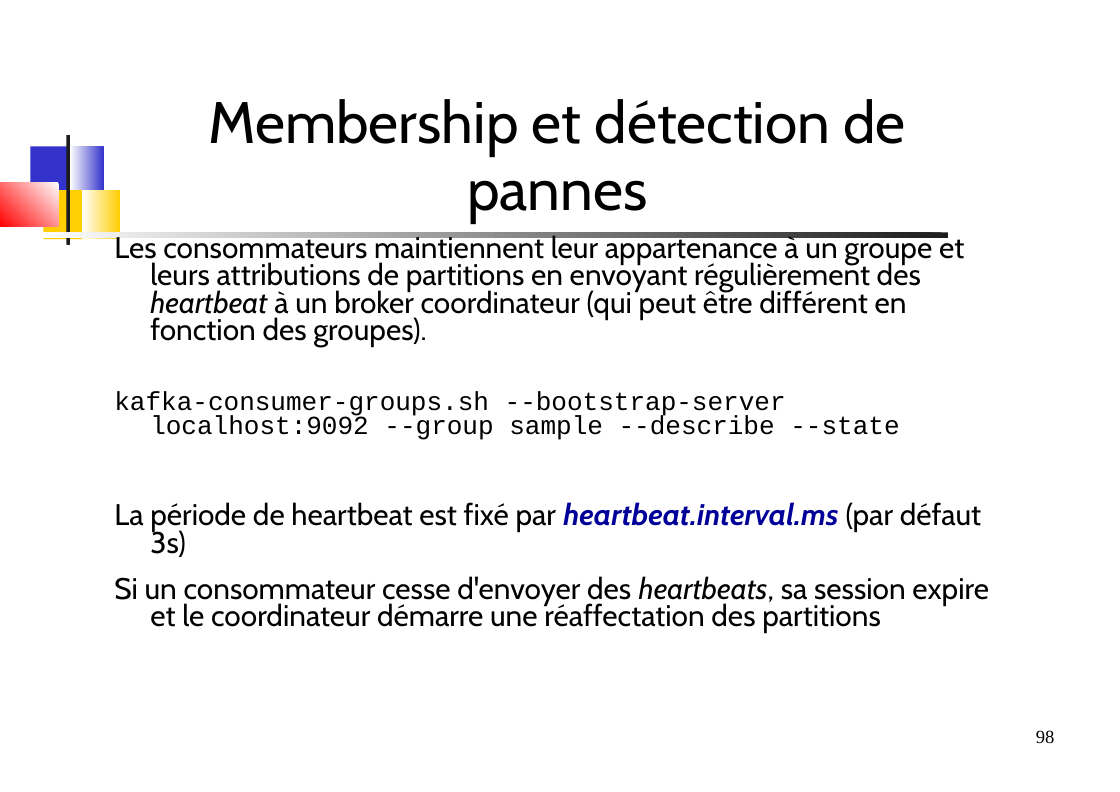
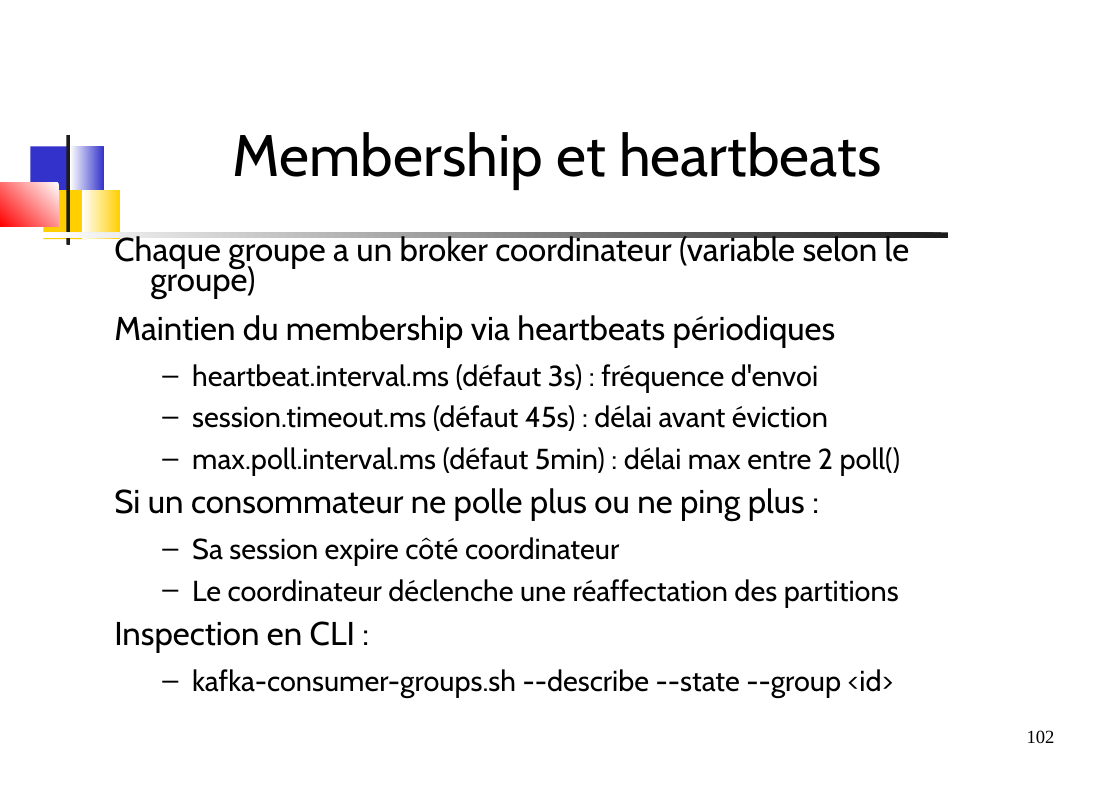
Before and after one commit to dthibau/kafka, a slide deck: slide 102 of KafkaAdmin.odp (slide 98 before the commit). Drawn at 1120x792 pixels with LibreOffice and Linux fonts; fonts in the diff are those of the drawing. Boxes give left, top, right and bottom in pixels: in the first picture for what was removed or moved away, otherwise in the second. Text is boxed around its words. In the diff, an @@ line names an element or a change of style, - is before the commit and + after.

```diff
--- a/KafkaAdmin.odp
+++ b/KafkaAdmin.odp
@@ title at (x1=233, y1=132, x2=881, y2=189): text changed @@
-Membership et détection de pannes
+Membership et heartbeats
@@ text at (x1=114, y1=233, x2=910, y2=698): text changed; size 22.4 to 21.7 pt @@
-Les consommateurs maintiennent leur appartenance à un groupe et leurs attributions de partitions en envoyant régulièrement des heartbeat à un broker coordinateur (qui peut être différent en fonction des groupes).
-kafka-consumer-groups.sh --bootstrap-server localhost:9092 --group sample --describe --state
-La période de heartbeat est fixé par heartbeat.interval.ms (par défaut 3s)
-Si un consommateur cesse d'envoyer des heartbeats, sa session expire et le coordinateur démarre une réaffectation des partitions
+Chaque groupe a un broker coordinateur (variable selon le groupe)
+Maintien du membership via heartbeats périodiques
+  – heartbeat.interval.ms (défaut 3s) : fréquence d'envoi
+  – session.timeout.ms (défaut 45s) : délai avant éviction
+  – max.poll.interval.ms (défaut 5min) : délai max entre 2 poll()
+Si un consommateur ne polle plus ou ne ping plus :
+  – Sa session expire côté coordinateur
+  – Le coordinateur déclenche une réaffectation des partitions
+Inspection en CLI :
+  – kafka-consumer-groups.sh --describe --state --group <id>
@@ page number at (x1=1027, y1=730, x2=1055, y2=743): text changed @@
-98
+102
```
Also in this commit, not shown: 55 other slides changed, 98 slides added, 73 slides removed, 23 other files.
